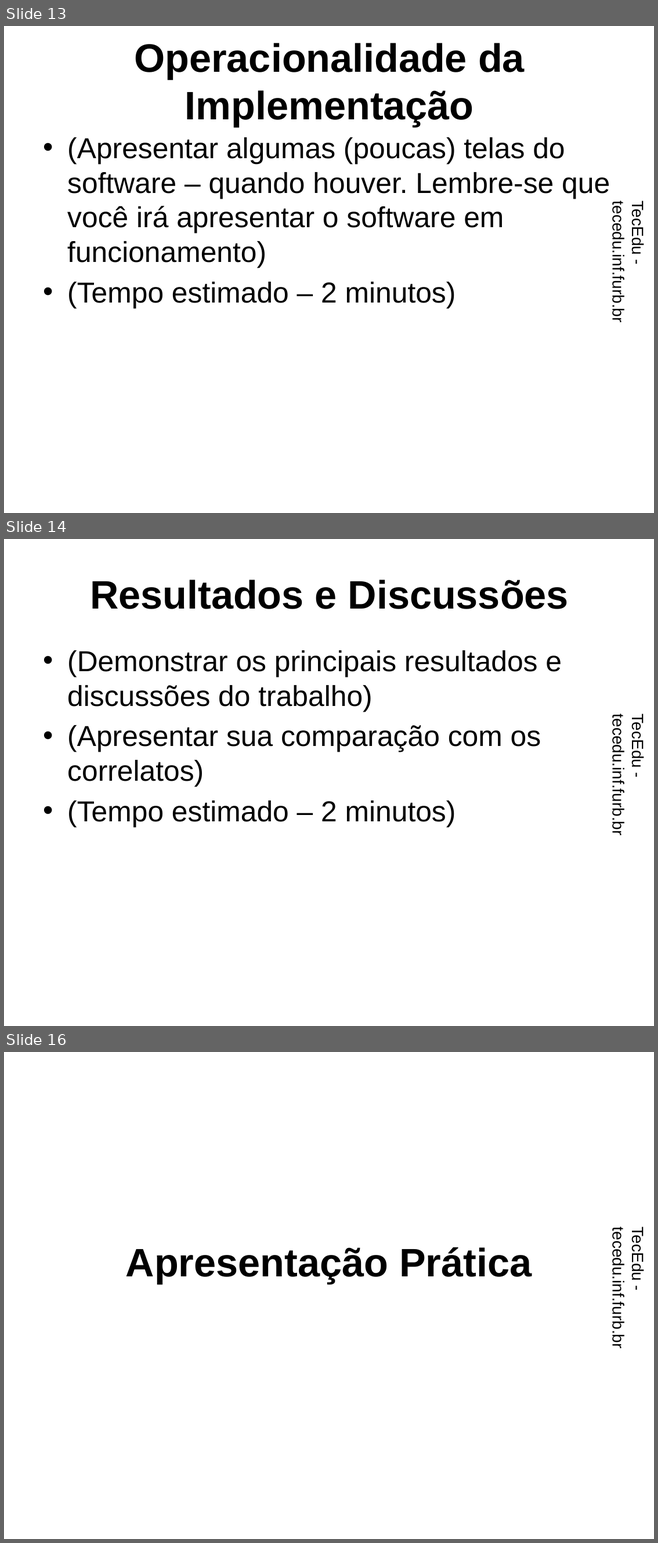
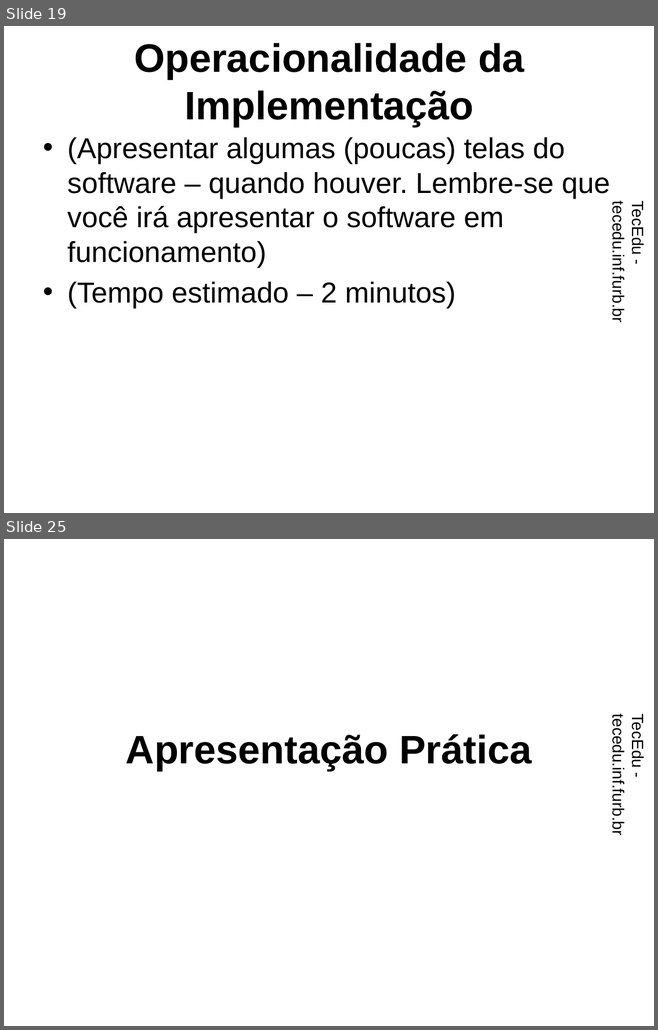
Before and after one commit to dalton-reis/tcc_RodrigoWernkePereira, a slide deck: Apresentação/EcosAR.pptx. Shown one above the other, each under a label of ours: slides 13, 14 and 16 before the commit, slides 19 and 25 after it; the slides between them are not shown. The pictures are 658x1543 and 658x1030 pixels, drawn with LibreOffice and Linux fonts; fonts in the diff are those of the drawing; background and template pictures are left out. Boxes give left, top, right and bottom in pixels: in the first picture for what was removed or moved away, otherwise in the second. Text is boxed around its words. In the diff, an @@ line names an element or a change of style, - is before the commit and + after.

```diff
--- a/Apresentação/EcosAR.pptx
+++ b/Apresentação/EcosAR.pptx
@@ slide 14 removed at [4,539,654,1026], background picture (left out); not listed: 1 template element that a slide beside it also shows @@
@@ title removed at [90,580,568,609] @@
-Resultados e Discussões
@@ text removed at [67,650,561,827] @@
-• (Demonstrar os principais resultados e discussões do trabalho)
-• (Apresentar sua comparação com os correlatos)
-• (Tempo estimado – 2 minutos)
@@ what was slide 13 is now slide 19 @@
@@ what was slide 16 is now slide 25 @@
```
Also in this commit, not shown: 1 slide changed, 21 slides added, 10 other slides removed.
